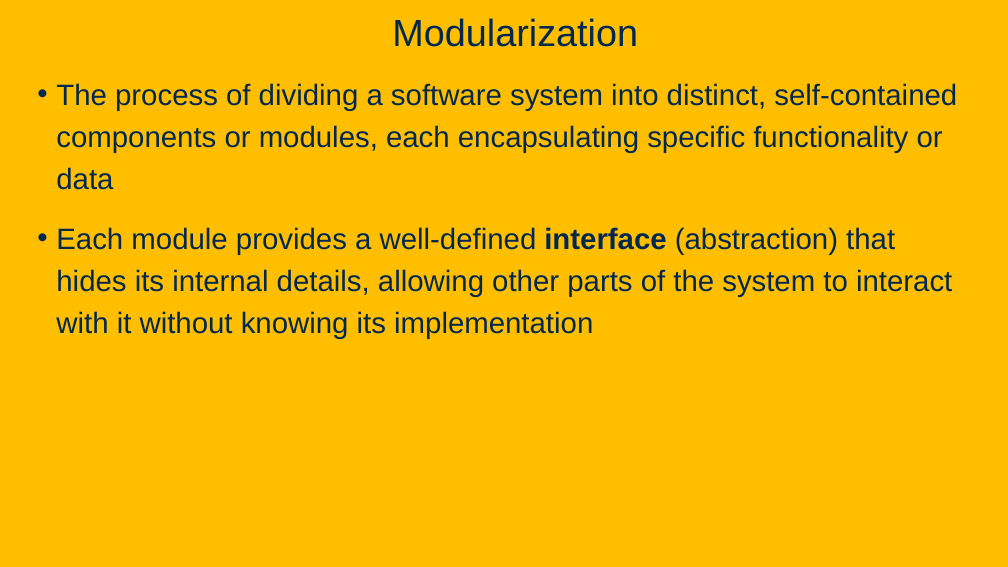
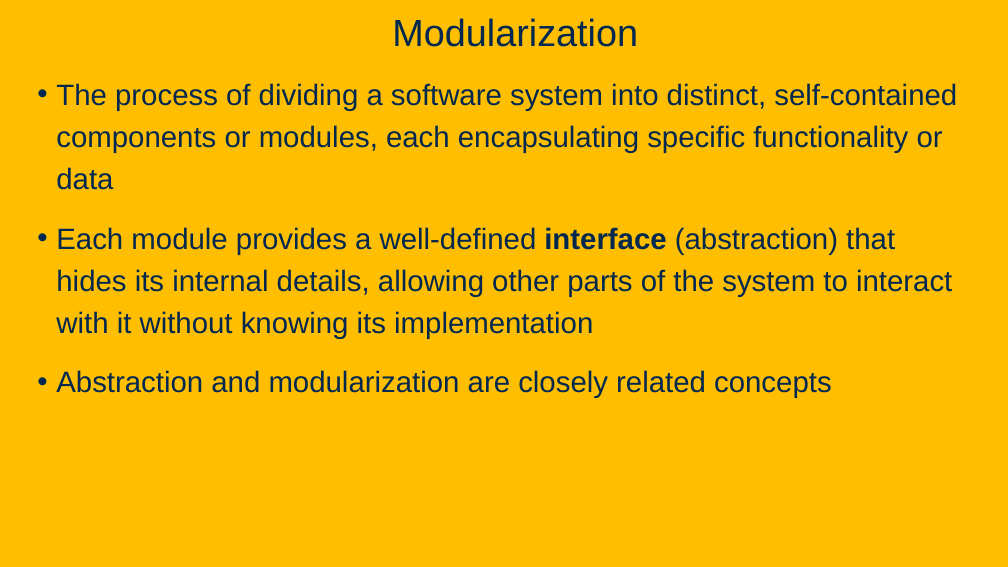
Before and after one commit to davsec-teaching/ecs160-f25, a slide deck: slide 26 of slides/1_logistics_and_course_introduction.pptx (slide 16 before the commit). Drawn at 1008x567 pixels with LibreOffice and Linux fonts; fonts in the diff are those of the drawing; background and template pictures are left out. Boxes give left, top, right and bottom in pixels: in the first picture for what was removed or moved away, otherwise in the second. Text is boxed around its words. In the diff, an @@ line names an element or a change of style, - is before the commit and + after.

```diff
--- a/slides/1_logistics_and_course_introduction.pptx
+++ b/slides/1_logistics_and_course_introduction.pptx
@@ text at (x1=56, y1=370, x2=832, y2=398): paragraph added @@
+• Abstraction and modularization are closely related concepts
```
Also in this commit, not shown: 10 other slides changed, 12 slides added.
